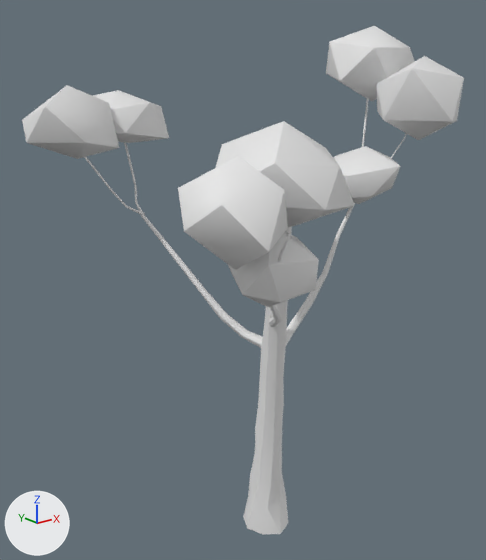
An edit to the glTF model public/assets/models/trees/tree_00.glb, drawn before and after from the same camera.
The view is the same before and after, from a 50 mm camera at (-9.02, -10.3, 10.18) aimed at (0.01, 0.99, 5.67). Every picture has the same lights, and +X, +Y and +Z are marked at lower left. The picture after the commit comes second. Vertices at exactly the same position are counted once.

Script lines for the objects in view, before the commit:
```python
me_hero_tree_7 = bpy.data.meshes.new('hero_tree_7')
me_hero_tree_7.from_pydata(...)  # 2231 vertices, 4370 faces; spans x -3.94..4.34, y -2.97..4.56, z -0.03..11.13
ob_hero_tree_7 = bpy.data.objects.new('hero_tree_7', me_hero_tree_7)
ob_hero_tree_7.location = (0.0, 0.0, 0.0)
```
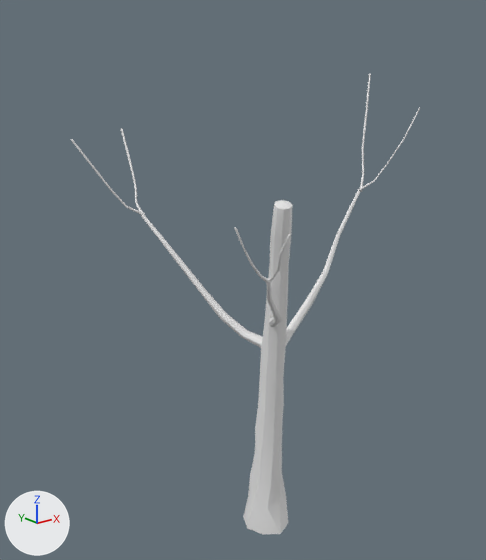
Where the change shows, as pixel boxes (x1, y1, x2, y2) in the pictures (486 x 560 px):
```json
{"object": "hero_tree_7", "change": "reshaped", "before": [22, 26, 464, 534], "after": [71, 74, 420, 534], "on screen": "21% narrower, 9% shorter"}
{"part": 1, "of": "me_hero_tree_7", "change": "deleted", "before": [22, 26, 464, 307]}
```

The change, as JSON lines over the scene's bpy script:
```json
{"block": "me_hero_tree_7", "where": "# used by ob_hero_tree_7; location = (0.0, 0.0, 0.0)"}
{"op": "remove", "block": "me_hero_tree_7", "code": "me_hero_tree_7.from_pydata(...)  # 2231 vertices, 4370 faces; spans x -3.94..4.34, y -2.97..4.56, z -0.03..11.13"}
{"op": "add", "block": "me_hero_tree_7", "code": "me_hero_tree_7.from_pydata(...)  # 1509 vertices, 2958 faces; spans x -2.97..3.4, y -2.84..3.67, z -0.03..10.09"}
{"block": "me_hero_tree_7", "change": "me_hero_tree_7 part 1: 8 loose pieces with 722 vertices, spanning x -3.94..4.34, y -2.97..4.56, z 6.23..11.13, are deleted"}
```
